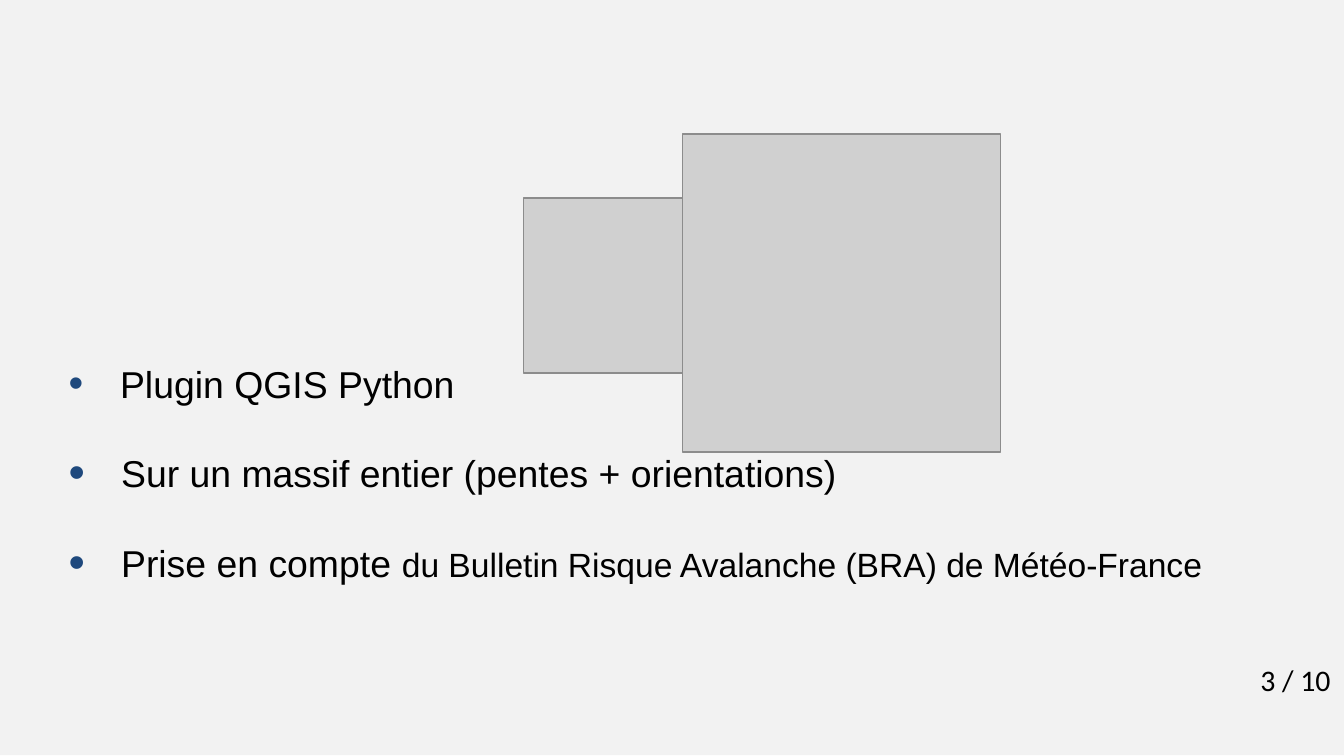
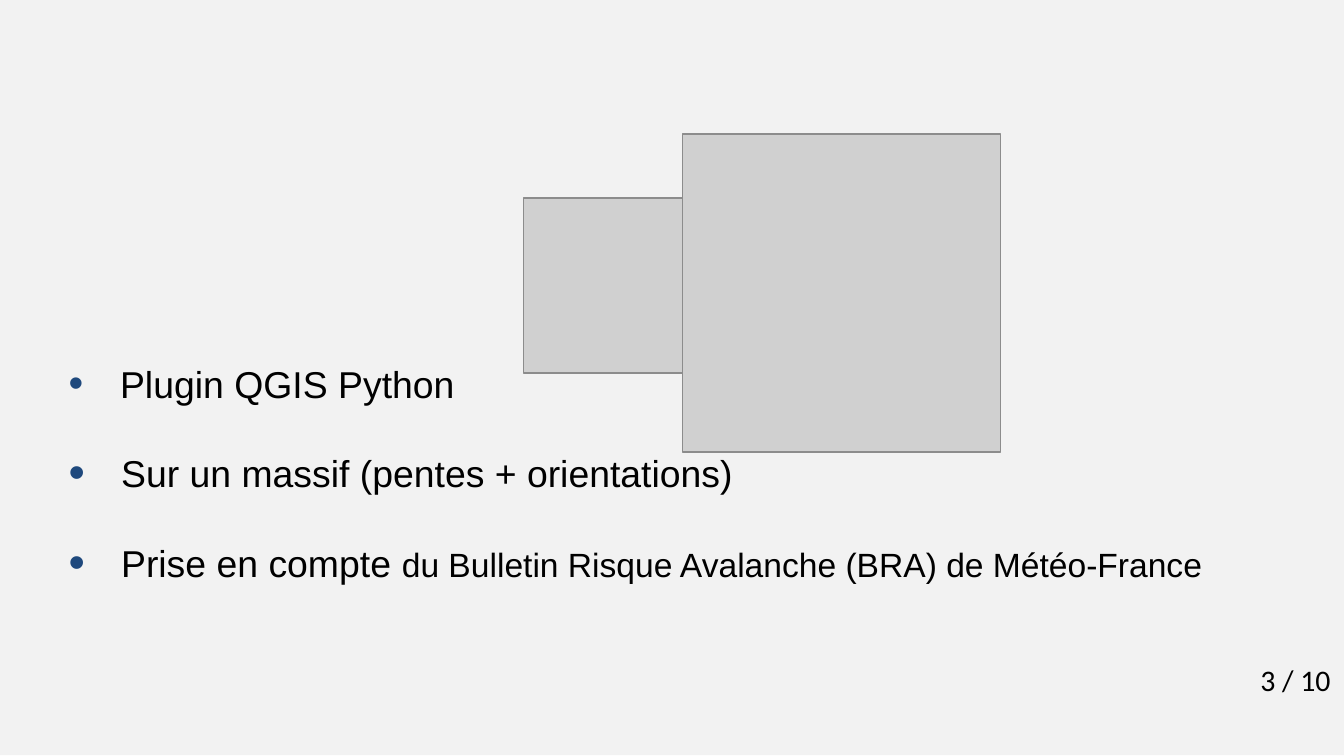
Before and after one commit to azarz/OPERA, a slide deck: slide 3 of doc/pres_opera.pptx. Drawn at 1344x756 pixels with LibreOffice and Linux fonts; fonts in the diff are those of the drawing; grey boxes stand for pictures; background and template pictures are left out. Boxes give left, top, right and bottom in pixels: in the first picture for what was removed or moved away, otherwise in the second. Text is boxed around its words. In the diff, an @@ line names an element or a change of style, - is before the commit and + after.

```diff
--- a/doc/pres_opera.pptx
+++ b/doc/pres_opera.pptx
@@ subtitle at box(121, 460, 733, 495): text changed @@
-• Sur un massif entier (pentes + orientations)
+• Sur un massif (pentes + orientations)
```
Also in this commit, not shown: 1 other slide changed, 1 other file.
